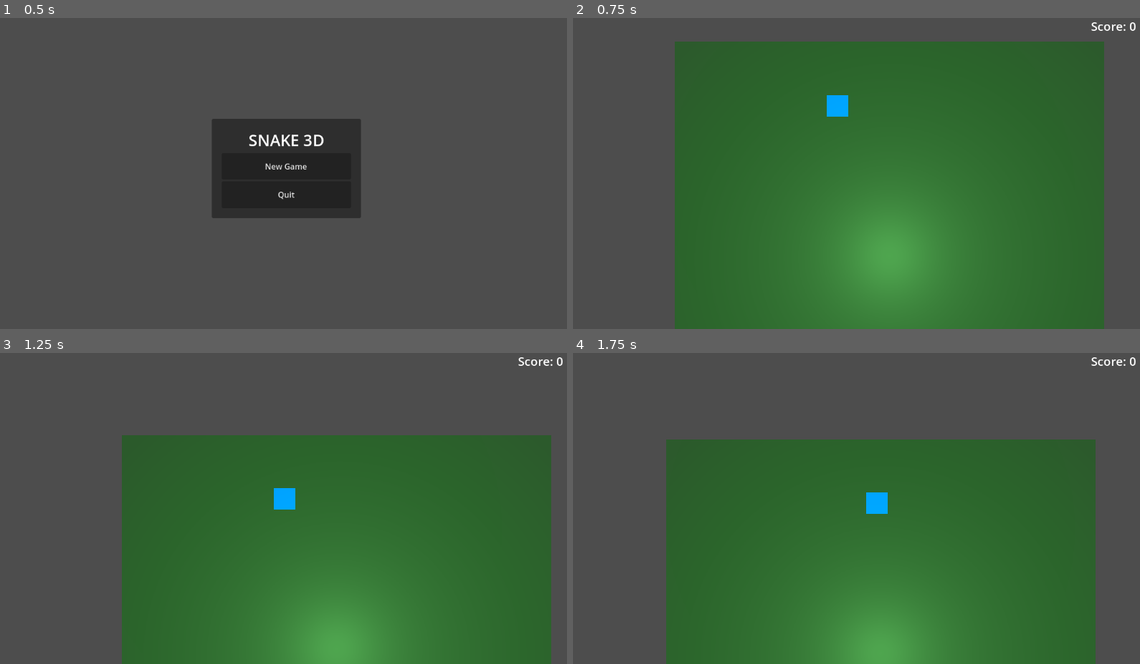
Above: before the commit, frames 1-4 (two rows, left to right).
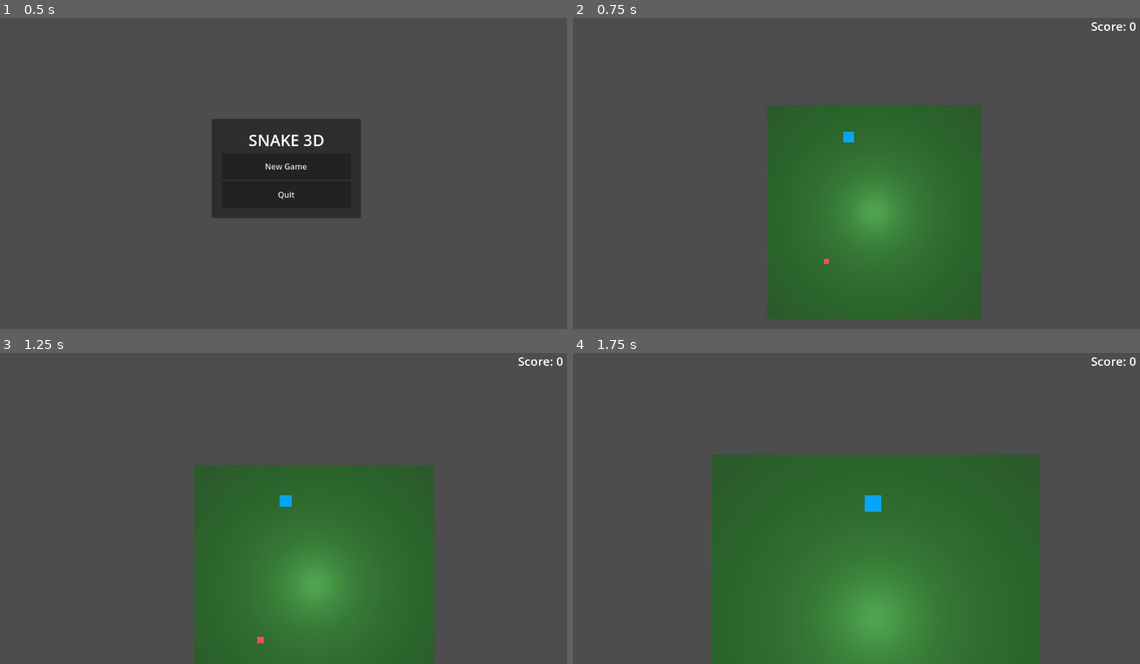
Above: after the commit, the same moments.

Repository: bluehexagons/snakeproject
Game: Godot game, scene res://scenes/main_menu.tscn
Two runs of this game, one before a commit and one after it. Both use one fixed random seed, a clock stepped at 60 frames per second and the inputs below.
Inputs:
- Up to frame 1 (0.5 s): no input
- Up to frame 2 (0.75 s): click "New Game" at 0.5 s
- Up to frame 3 (1.25 s): no input
- Up to frame 4 (1.75 s): hold D (move_right) from 1.28 s (still down)

Frame 1 is identical in both runs. In frame 2, 51% of the frame differs, in the area x 17-94%, y 7-100%; in frame 3, 32%; in frame 4, 16%.

Commit message:
(AI) Camera effect, normalize movement

Diff:
--- a/scripts/game_manager.gd
+++ b/scripts/game_manager.gd
@@ -9,10 +9,22 @@
 const CAMERA_FOLLOW_SPEED = 5.0
 const CAMERA_TILT_ANGLE = 15.0  # Maximum tilt in degrees
 
+const INITIAL_CAMERA_HEIGHT = 20.0  # Starting height
+const FINAL_CAMERA_HEIGHT = 10.0    # Height to zoom to
+const INITIAL_CAMERA_SIZE = 30.0    # Starting orthographic size
+const FINAL_CAMERA_SIZE = 15.0      # Size to zoom to
+const ZOOM_DURATION = 1.5           # How long the zoom takes
+const ZOOM_DELAY = 0.5              # Wait before starting zoom
+
 var score: int = 0
 var is_paused: bool = false
 var target_camera_pos: Vector3
 var target_camera_rot: Vector3
+var zoom_timer: float = 0.0
+var is_zooming: bool = false
+var camera_height: float = INITIAL_CAMERA_HEIGHT
+var camera_size: float = INITIAL_CAMERA_SIZE
+
 @onready var camera = $Camera3D
 @onready var ui = $UI
 
@@ -29,15 +41,34 @@
 	target_camera_pos = camera.position
 	target_camera_rot = camera.rotation_degrees
 
+	camera.position.y = INITIAL_CAMERA_HEIGHT
+	camera.size = INITIAL_CAMERA_SIZE
+	target_camera_pos = camera.position
+	target_camera_rot = camera.rotation_degrees
+
+	await get_tree().create_timer(ZOOM_DELAY).timeout
+	is_zooming = true
+
 func _unhandled_input(event):
 	if event.is_action_pressed("ui_cancel"):  # ESC key
 		toggle_pause()
 
 func _process(delta):
+	if is_zooming:
+		zoom_timer = min(zoom_timer + delta, ZOOM_DURATION)
+		var t = ease(zoom_timer / ZOOM_DURATION, 0.5)  # Smooth easing
+
+		camera_height = lerp(INITIAL_CAMERA_HEIGHT, FINAL_CAMERA_HEIGHT, t)
+		camera_size = lerp(INITIAL_CAMERA_SIZE, FINAL_CAMERA_SIZE, t)
+
+		if zoom_timer >= ZOOM_DURATION:
+			is_zooming = false
+
 	var player = get_node_or_null("Player")
 	if player:
 		# Update target position to follow player
-		target_camera_pos = Vector3(player.position.x, CAMERA_HEIGHT, player.position.z)
+		target_camera_pos = Vector3(player.position.x, camera_height, player.position.z)
+		camera.size = camera_size
 
 		# Smoothly interpolate camera position and rotation
 		camera.position = camera.position.lerp(target_camera_pos, delta * CAMERA_FOLLOW_SPEED)
@@ -75,10 +106,10 @@
 
 	# If window is wider than tall, maintain vertical size
 	if aspect_ratio > 1.0:
-		camera.size = BASE_CAMERA_SIZE
+		camera.size = camera_size
 	# If window is taller than wide, maintain horizontal size
 	else:
-		camera.size = BASE_CAMERA_SIZE / aspect_ratio
+		camera.size = camera_size / aspect_ratio
 
 func update_score(points: int):
 	score += points
--- a/scripts/player.gd
+++ b/scripts/player.gd
@@ -10,11 +10,12 @@
 	input_dir.z = Input.get_axis("move_up", "move_down")
 
 	if input_dir != Vector3.ZERO:
-		facing_direction = input_dir.normalized()
+		input_dir = input_dir.normalized()  # Normalize before storing facing direction
+		facing_direction = input_dir
+		velocity = input_dir * SPEED
+	else:
+		velocity = Vector3.ZERO
 
-	input_dir = input_dir.normalized()
-
-	velocity = input_dir * SPEED
 	move_and_slide()
 
 	# Check for food collection
